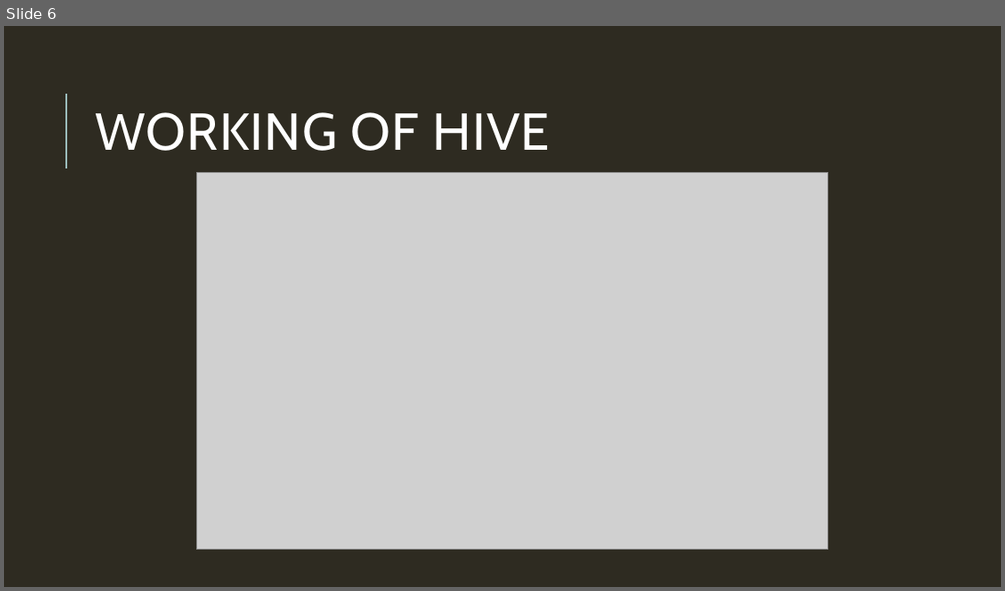
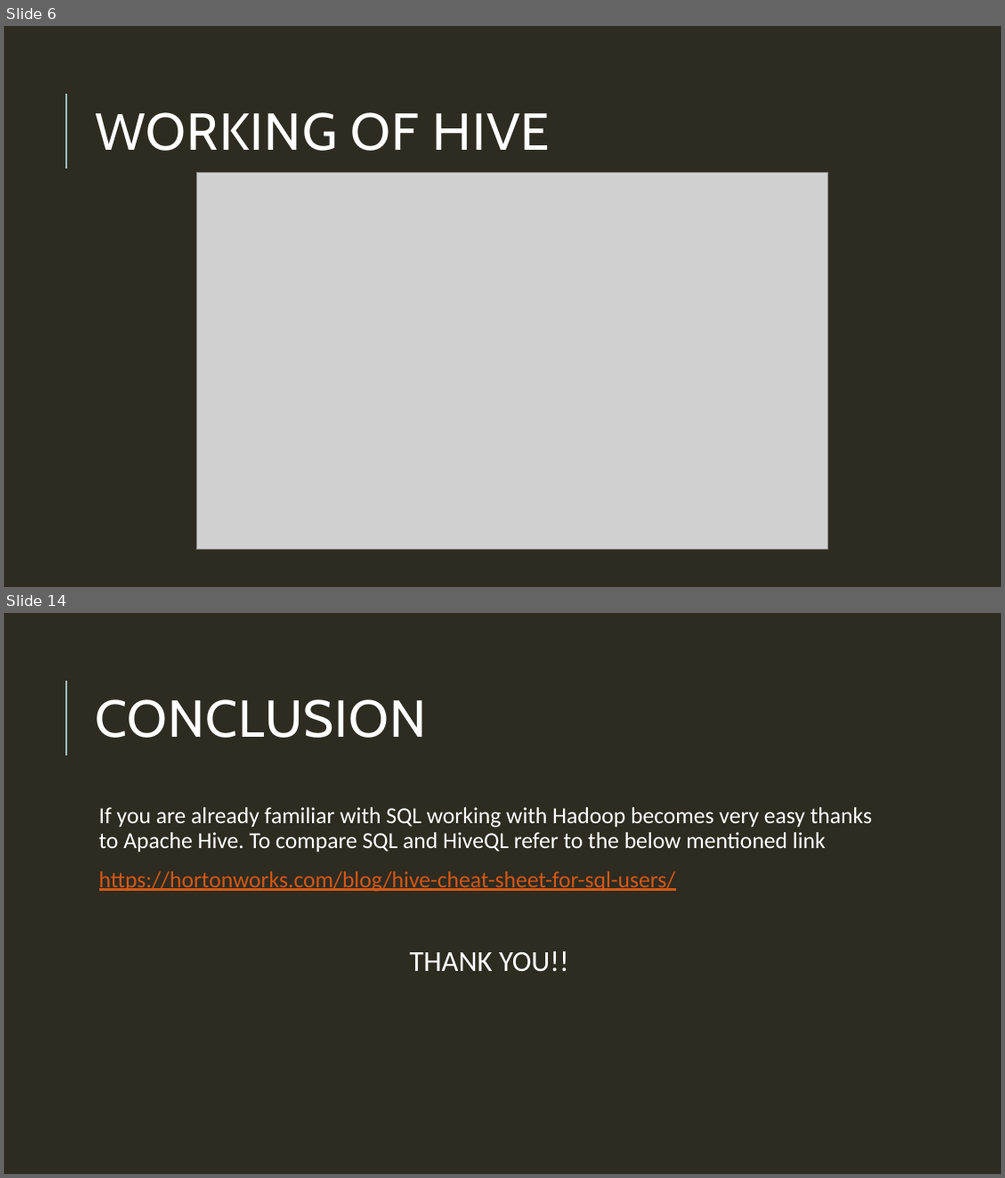
Before and after one commit to Tapadyuti1991/Hadoop-Ecosystem, a slide deck: Introduction to Hive.pptx. Shown one above the other, each under a label of ours: slide 6 before the commit, slides 6 and 14 after it; the slides between them are not shown. The pictures are 1005x591 and 1005x1178 pixels, drawn with LibreOffice and Linux fonts; fonts in the diff are those of the drawing; grey boxes stand for pictures. Boxes give left, top, right and bottom in pixels: in the first picture for what was removed or moved away, otherwise in the second. Text is boxed around its words. In the diff, an @@ line names an element or a change of style, - is before the commit and + after.

```diff
--- a/Introduction to Hive.pptx
+++ b/Introduction to Hive.pptx
@@ slide 14 added at [4, 613, 1001, 1174], background #2E2B21; not listed: 1 template element that a slide beside it also shows @@
@@ title added at [95, 699, 426, 738], 50 pt, text #FFFFFF @@
+CONCLUSION
@@ text added at [99, 807, 872, 972], 22 pt, text #FFFFFF @@
+  If you are already familiar with SQL working with Hadoop becomes very easy thanks to Apache Hive. To compare SQL and HiveQL refer to the below mentioned link
+  https://hortonworks.com/blog/hive-cheat-sheet-for-sql-users/
+  THANK YOU!!
```
Also in this commit, not shown: 3 slides changed, 7 other slides added, 1 slide removed, 1 other file.
